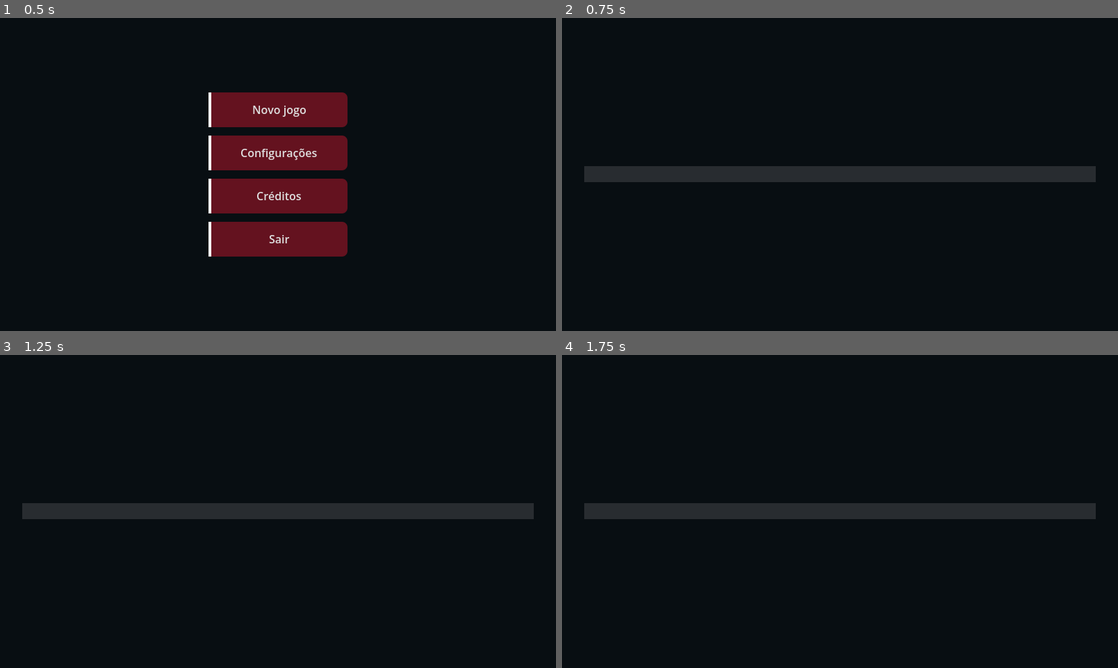
Above: before the commit, frames 1-4 (two rows, left to right).
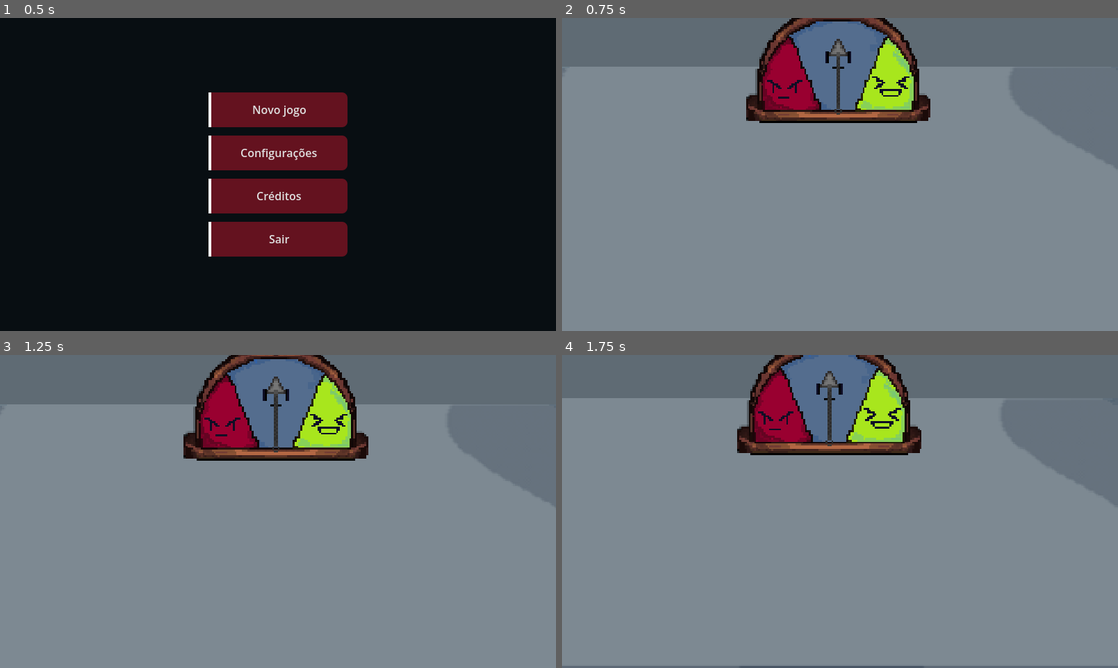
Above: after the commit, the same moments.

Repository: Pipocas-Tristes/carimbo-game
Game: Godot game, scene res://telas/tela_inicial.tscn
Same seed, same stepped clock (60 frames per second), same inputs: the game is played once before the commit and once after it.
Inputs (mouse positions are in pixels of both pictures, inside the frame that each line leads up to):
- Up to frame 1 (0.5 s): no input
- Up to frame 2 (0.75 s): click "Novo jogo" at 0.5 s
- Up to frame 3 (1.25 s): no input
- Up to frame 4 (1.75 s): tap Enter at 1.25 s; move the mouse to (962, 495) at 1.27 s; hold D (para_direita) from 1.28 s (still down); tap E (interagir) at 1.35 s; click (962, 495) at 1.42 s

Frame 1 is identical in both runs. In frame 2, 99% of the frame differs, in the area x 0-100%, y 0-100%; in frame 3, 99%; in frame 4, 99%.

Commit message:
integracao tela inicial com cena da mesa

Diff:
--- a/carimbo-game/project.godot
+++ b/carimbo-game/project.godot
@@ -22,6 +22,10 @@
 [audio]
 
 buses/default_bus_layout="uid://jgc3pjccottf"
+
+[autoload]
+
+Constants="*uid://biwmf6e76utep"
 
 [display]
 
--- /dev/null
+++ b/carimbo-game/scripts/singletons/constants.gd
@@ -0,0 +1,19 @@
+extends Node
+
+const DICT_UID_SCENES = {
+	TELA_INICIAL: "uid://dfup2bdf5sdnw",
+	TELA_PAUSE: "uid://bwstta8psu4ph",
+	TELA_LOADING: "uid://ck8l2lqfa2r4y",
+	TELA_CONFIG: "uid://ds226ph62jpir",
+	TELA_CREDITOS: "uid://bok2i3ulpkeq8",
+	DESK:"uid://54vcmnecmgu8",
+}
+
+enum {
+	TELA_INICIAL,
+	TELA_PAUSE,
+	TELA_LOADING,
+	TELA_CONFIG,
+	TELA_CREDITOS,
+	DESK,
+}
--- a/carimbo-game/scripts/tela_inicial.gd
+++ b/carimbo-game/scripts/tela_inicial.gd
@@ -1,8 +1,8 @@
 extends Control
 
-const TELA_CREDITOS: PackedScene = preload("uid://bok2i3ulpkeq8")
-const TELA_CONFIG: PackedScene = preload("uid://ds226ph62jpir")
-const TELA_LOADING: PackedScene = preload("uid://ck8l2lqfa2r4y")
+const TELA_CREDITOS: PackedScene = preload(Constants.DICT_UID_SCENES[Constants.TELA_CREDITOS])
+const TELA_CONFIG: PackedScene = preload(Constants.DICT_UID_SCENES[Constants.TELA_CONFIG])
+const TELA_LOADING: PackedScene = preload(Constants.DICT_UID_SCENES[Constants.TELA_LOADING])
 
 func _ready() -> void:
 	_define_resolucao()
@@ -14,7 +14,7 @@
 
 func _on_novo_jogo_btn_button_up() -> void:
 	var tela_loading = TELA_LOADING.instantiate()
-	tela_loading.next_scene_path = "res://prefabs/desk.tscn"
+	tela_loading.next_scene_uid = Constants.DICT_UID_SCENES[Constants.DESK]
 	get_tree().change_scene_to_node(tela_loading)
 
 func _on_configurar_btn_button_up() -> void:
--- a/carimbo-game/scripts/tela_loading.gd
+++ b/carimbo-game/scripts/tela_loading.gd
@@ -1,21 +1,21 @@
 extends Control
 
 @onready var progress_bar: ProgressBar = $fundo/margin/VBoxContainer/ProgressBar
-@export var next_scene_path: String = "res://telas/tela_inicial.tscn"
+@export var next_scene_uid: String = "uid://dfup2bdf5sdnw"
 
 var progress: Array[float] = []
 
 func _ready() -> void:
-	ResourceLoader.load_threaded_request(next_scene_path)
+	ResourceLoader.load_threaded_request(next_scene_uid)
 
 
 func _process(_delta: float) -> void:
-	var status = ResourceLoader.load_threaded_get_status(next_scene_path, progress)
+	var status = ResourceLoader.load_threaded_get_status(next_scene_uid, progress)
 
 	match status:
 		ResourceLoader.THREAD_LOAD_IN_PROGRESS:
 			var porcentagem: float = progress[0] * 100
 			progress_bar.value = porcentagem
 		ResourceLoader.THREAD_LOAD_LOADED:
-			var scene: PackedScene = ResourceLoader.load_threaded_get(next_scene_path)
+			var scene: PackedScene = ResourceLoader.load_threaded_get(next_scene_uid)
 			get_tree().change_scene_to_packed(scene)
Not shown, added: carimbo-game/scripts/singletons/constants.gd.uid
